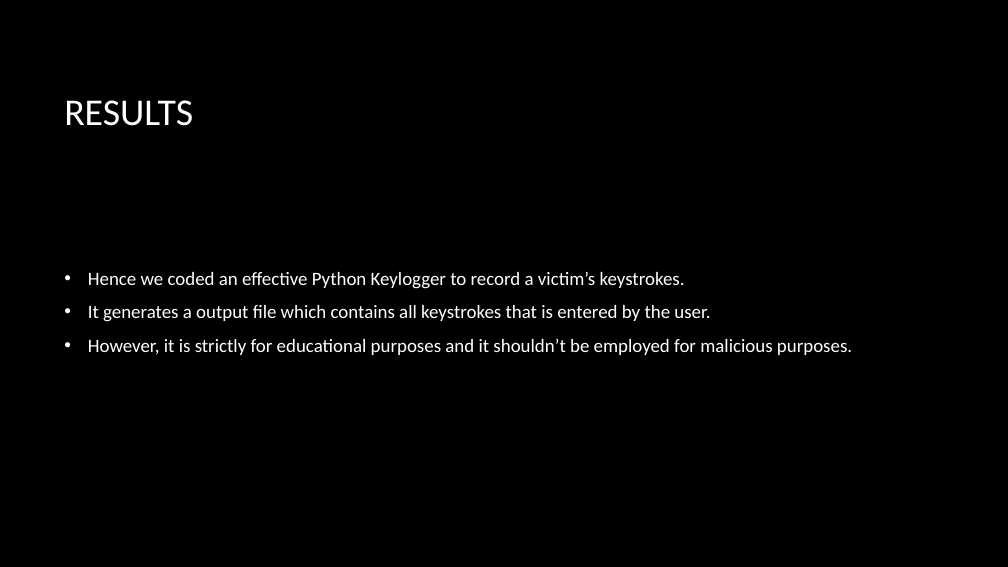
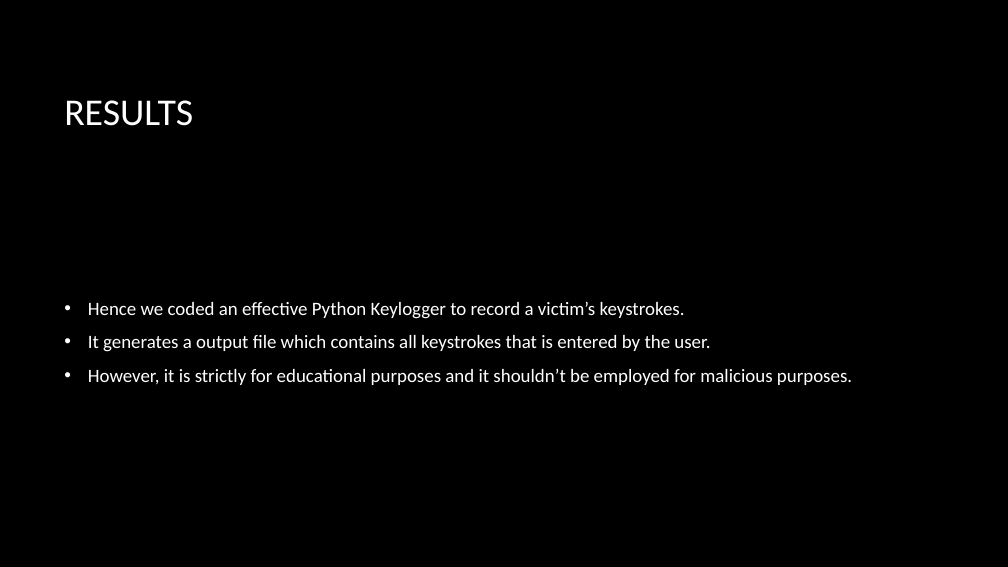
Before and after one commit to AHHarshi/hima_apssdc, a slide deck: slide 11 of hima.pptx. Drawn at 1008x567 pixels with LibreOffice and Linux fonts; fonts in the diff are those of the drawing; background and template pictures are left out. Boxes give left, top, right and bottom in pixels: in the first picture for what was removed or moved away, otherwise in the second. Text is boxed around its words. In the diff, an @@ line names an element or a change of style, - is before the commit and + after.

```diff
--- a/hima.pptx
+++ b/hima.pptx
@@ text "Hence we coded an effective ..." moved from (x1=88, y1=272, x2=852, y2=355) to (x1=88, y1=302, x2=852, y2=385) @@
```
Also in this commit, not shown: 4 other slides changed, 2 slides added, 3 slides removed.
